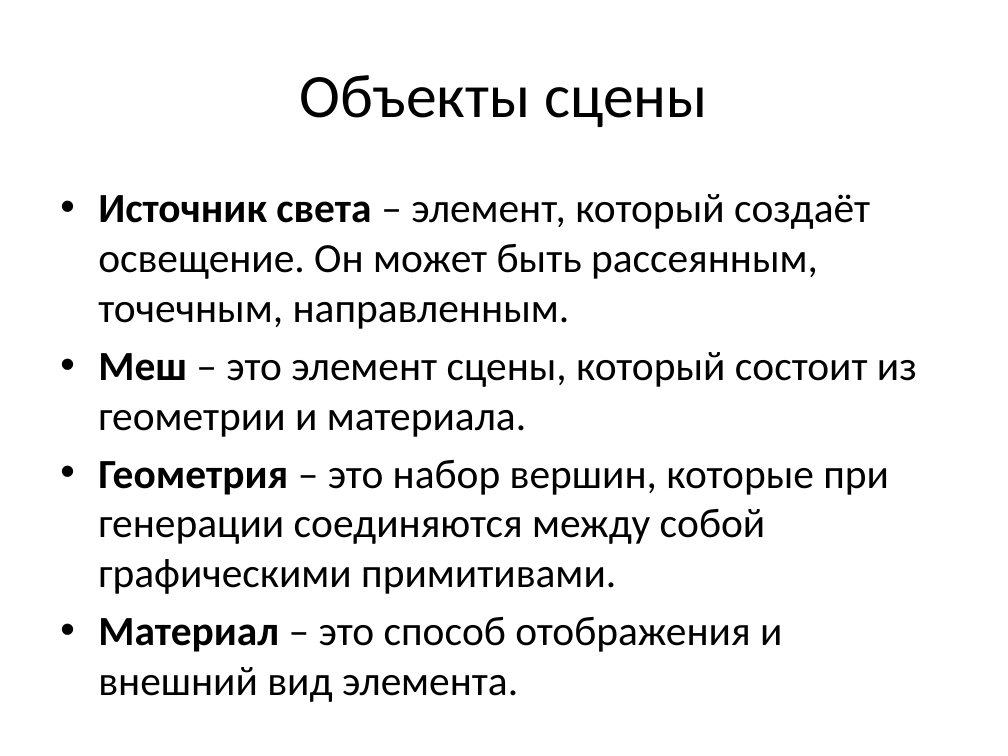
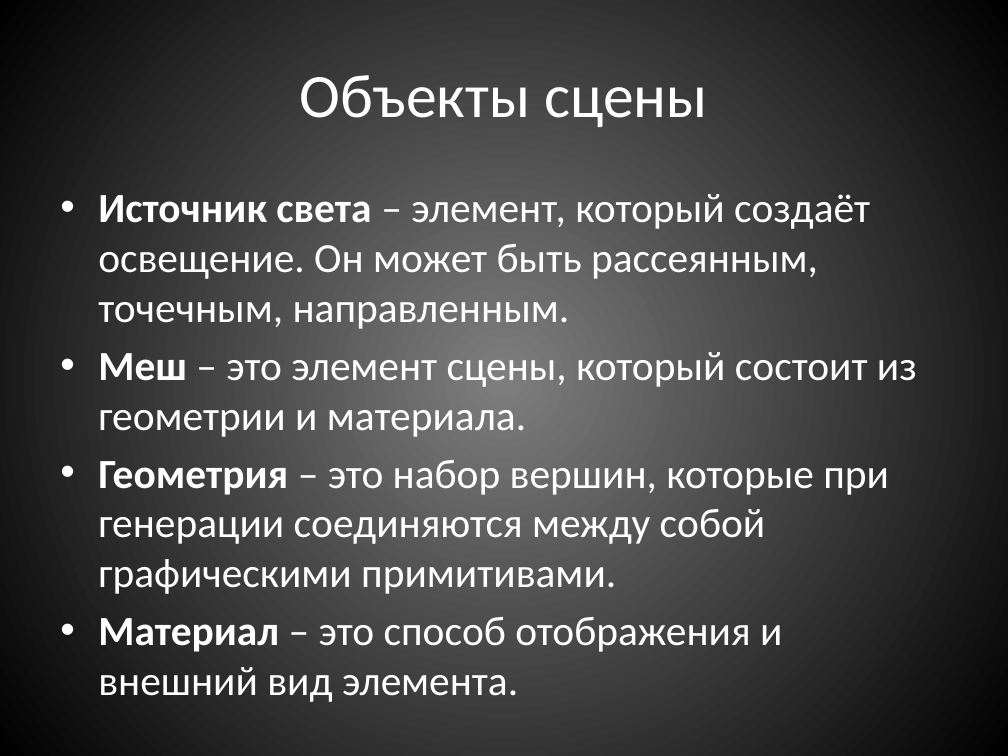
Before and after one commit to TheNech/RollingSphere, a slide deck: slide 4 of RollingSphere.pptx. Drawn at 1008x756 pixels with LibreOffice and Linux fonts; fonts in the diff are those of the drawing. Boxes give left, top, right and bottom in pixels: in the first picture for what was removed or moved away, otherwise in the second. Text is boxed around its words. In the diff, an @@ line names an element or a change of style, - is before the commit and + after.

```diff
--- a/RollingSphere.pptx
+++ b/RollingSphere.pptx
@@ background #FFFFFF to gradient #7F7F7F to #000000 @@
@@ title "Объекты сцены" at <box>300,75,707,127</box>: text colour #000000 to #FFFFFF @@
@@ text "Источник света – элемент, который ..." at <box>98,194,917,652</box>: text colour #000000 to #FFFFFF @@
```
Also in this commit, not shown: 4 other slides changed, 7 slides added, 2 slides removed.
